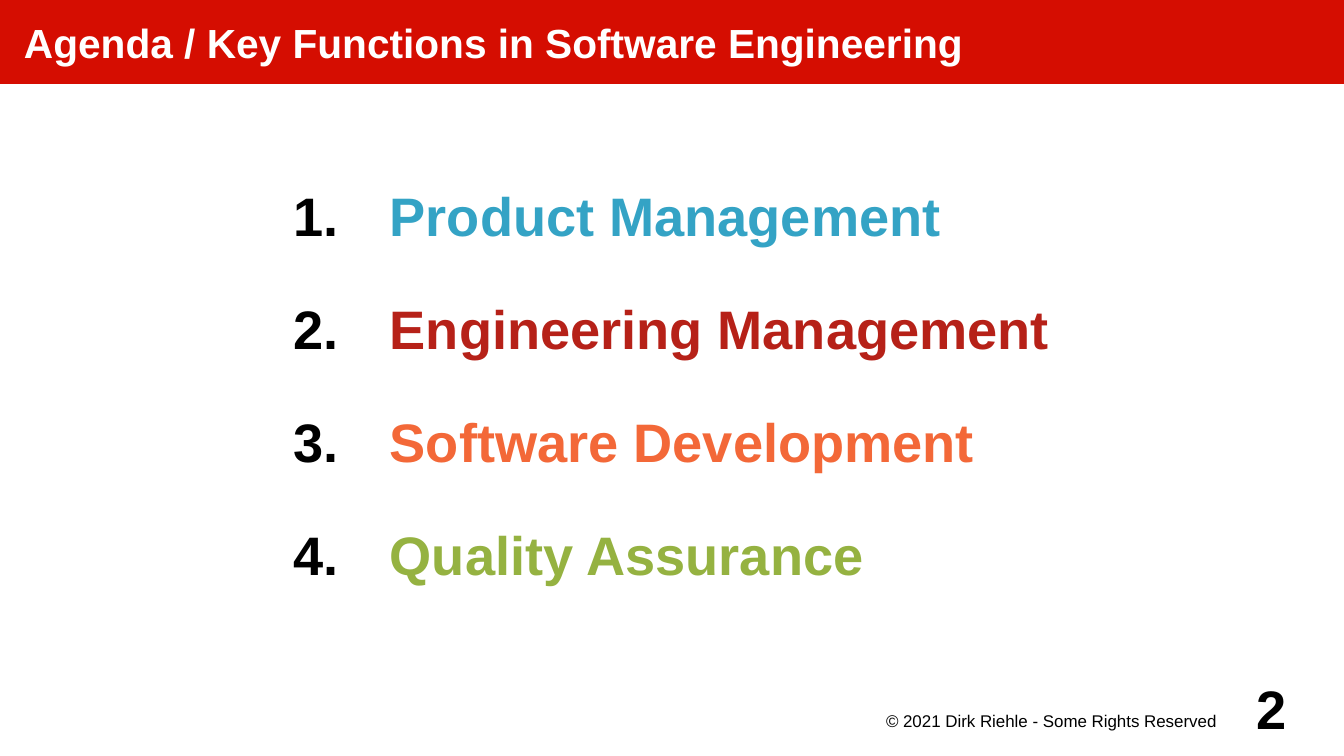
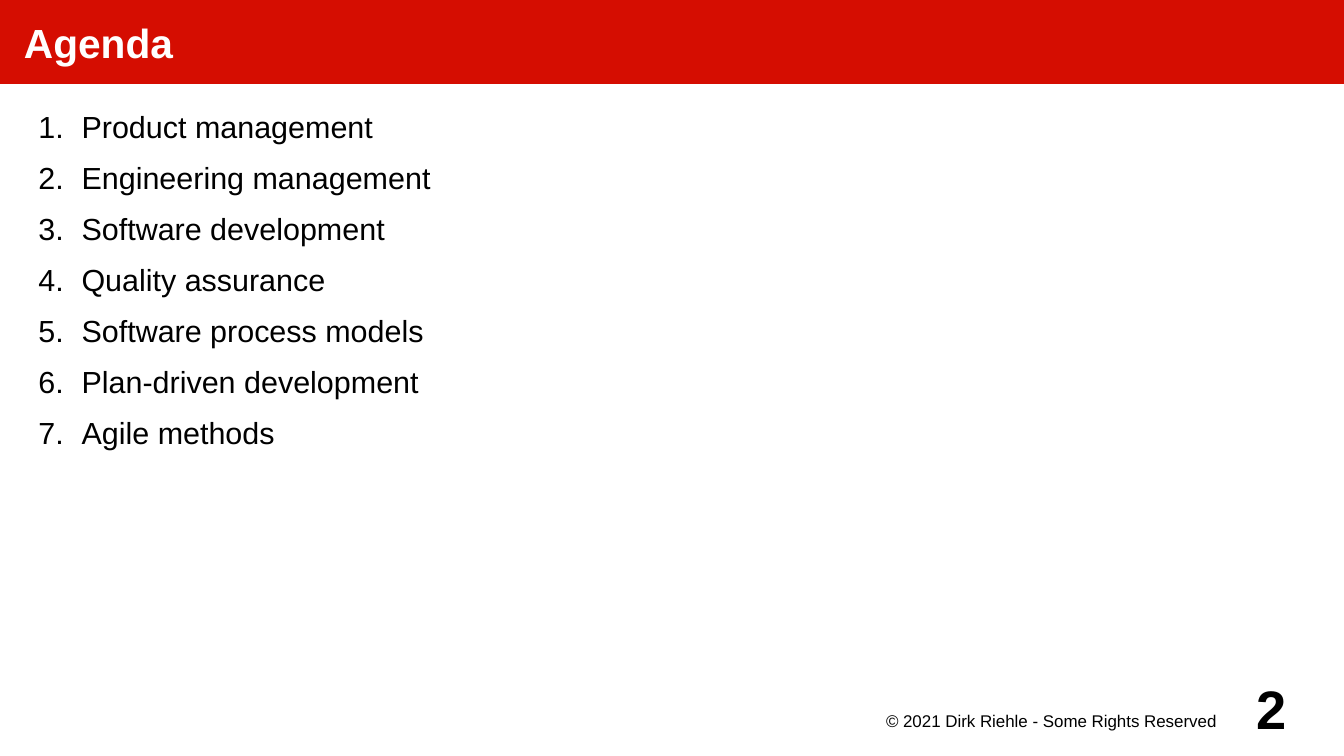
Before and after one commit to dirkriehle/amos-course, a slide deck: slide 2 of Lecture slides/AMOS C01 - Software Processes.odp. Drawn at 1344x756 pixels with LibreOffice and Linux fonts; fonts in the diff are those of the drawing. Boxes give left, top, right and bottom in pixels: in the first picture for what was removed or moved away, otherwise in the second. Text is boxed around its words. In the diff, an @@ line names an element or a change of style, - is before the commit and + after.

```diff
--- a/Lecture slides/AMOS C01 - Software Processes.odp
+++ b/Lecture slides/AMOS C01 - Software Processes.odp
@@ title at [24, 28, 173, 65]: text changed @@
-Agenda / Key Functions in Software Engineering
+Agenda
@@ text "Product management" at [82, 116, 431, 450]: vertical alignment middle to top @@
@@ text at [82, 116, 431, 450]: text changed; size 32 to 18 pt; text colour #B62118 to #000000; bold off @@
-1. Product Management
-2. Engineering Management
-3. Software Development
-4. Quality Assurance
+1. Product management
+2. Engineering management
+3. Software development
+4. Quality assurance
+5. Software process models
+6. Plan-driven development
+7. Agile methods
```
Also in this commit, not shown: 11 other slides changed, 20 slides added, 7 slides removed, 18 other files.
